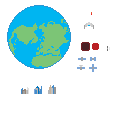
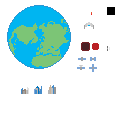
Layered file, before and after one edit (128×128). Changes by layer:
added layer "Overlay background" above "Cities" over (107, 7, 115, 15)
